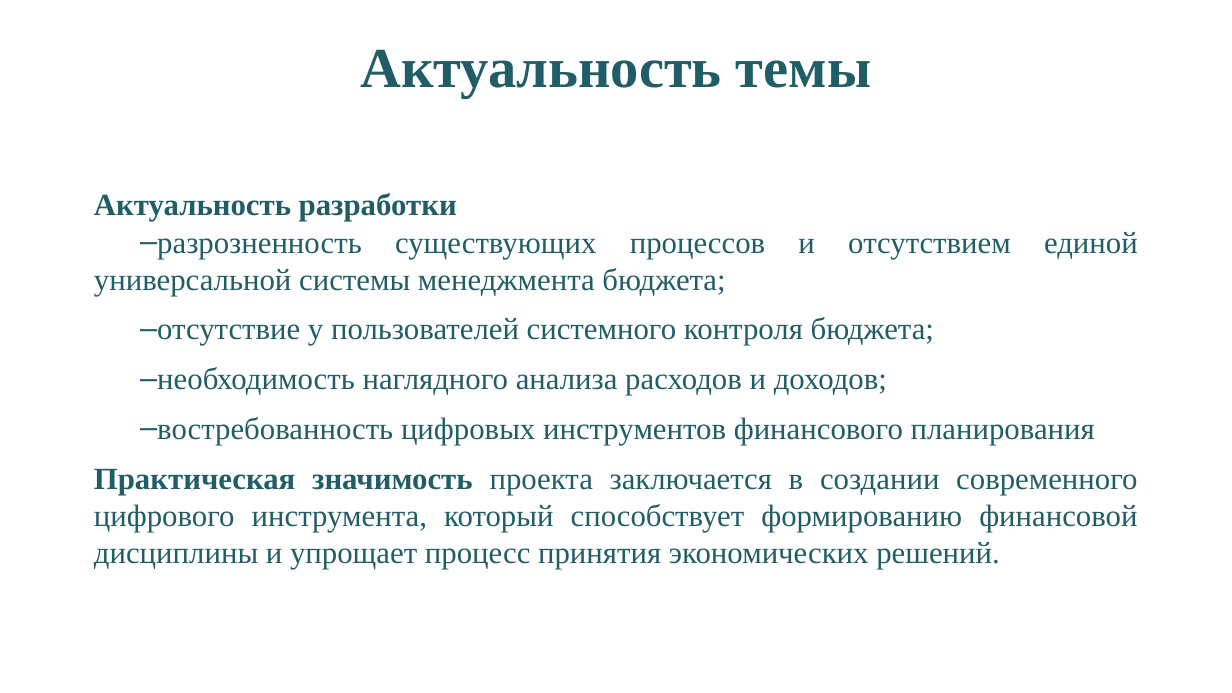
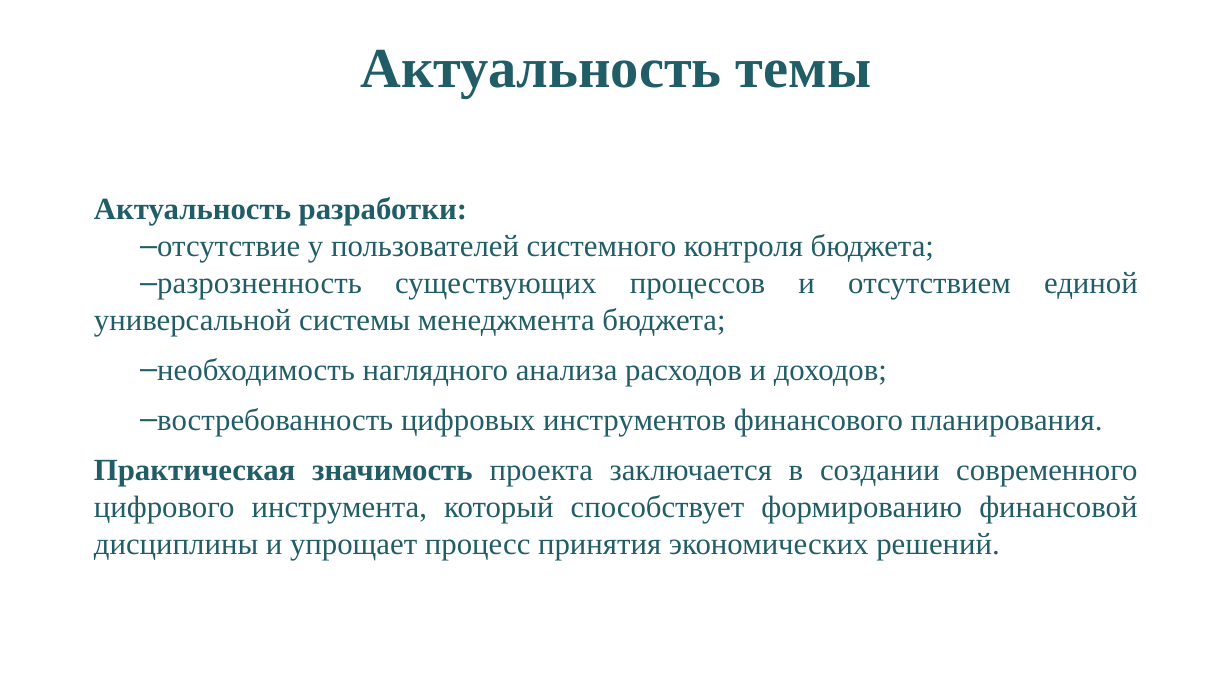
Before and after one commit to nastyatomchuk/diplom, a slide deck: slide 3 of Томчук А.С. Презентация.pptx. Drawn at 1232x693 pixels with LibreOffice and Linux fonts; fonts in the diff are those of the drawing; background and template pictures are left out. Boxes give left, top, right and bottom in pixels: in the first picture for what was removed or moved away, otherwise in the second. Text is boxed around its words. In the diff, an @@ line names an element or a change of style, - is before the commit and + after.

```diff
--- a/Томчук А.С. Презентация.pptx
+++ b/Томчук А.С. Презентация.pptx
@@ text at (x1=94, y1=197, x2=934, y2=262): text changed; bold off @@
-Актуальность разработки
+Актуальность разработки:
+– отсутствие у пользователей системного контроля бюджета;
@@ text at (x1=157, y1=317, x2=934, y2=345): paragraph removed @@
-– отсутствие у пользователей системного контроля бюджета;
@@ text at (x1=157, y1=408, x2=1103, y2=436): text changed @@
-– востребованность цифровых инструментов финансового планирования
+– востребованность цифровых инструментов финансового планирования.
```
Also in this commit, not shown: 6 other slides changed, 1 other file.
